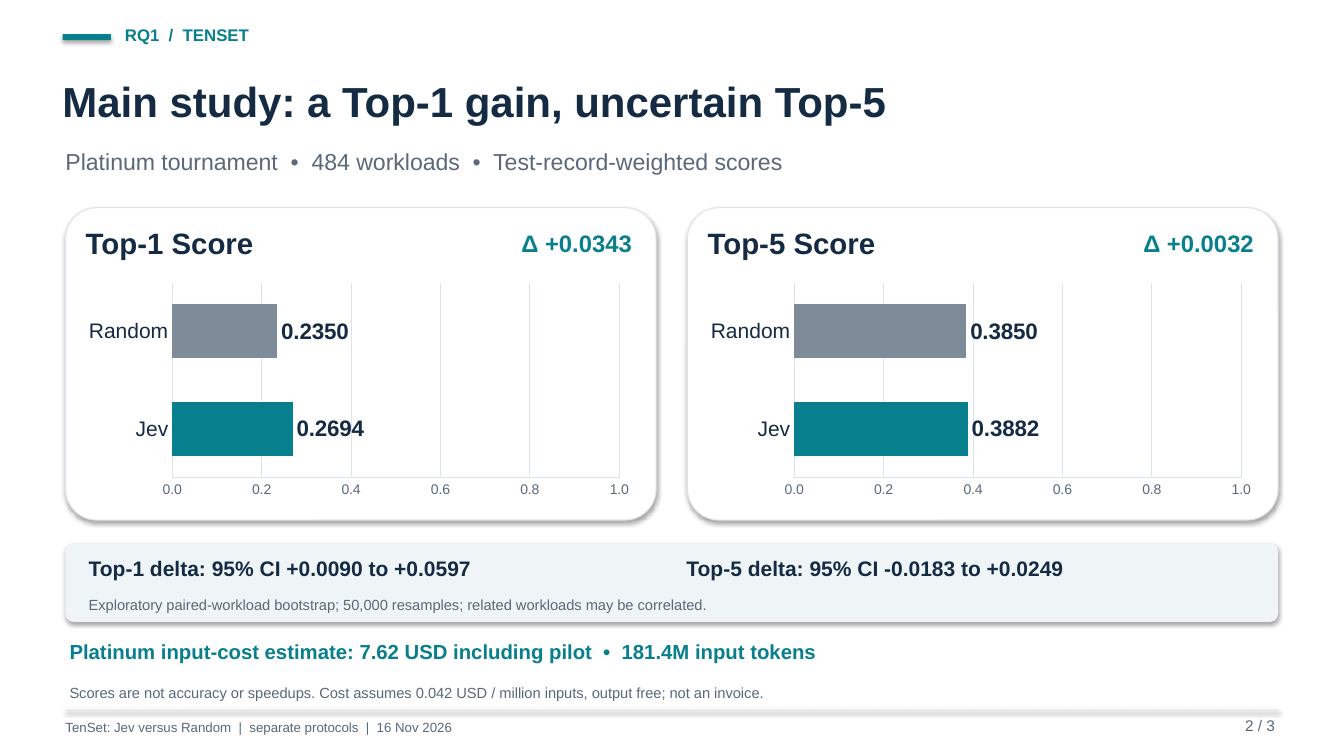
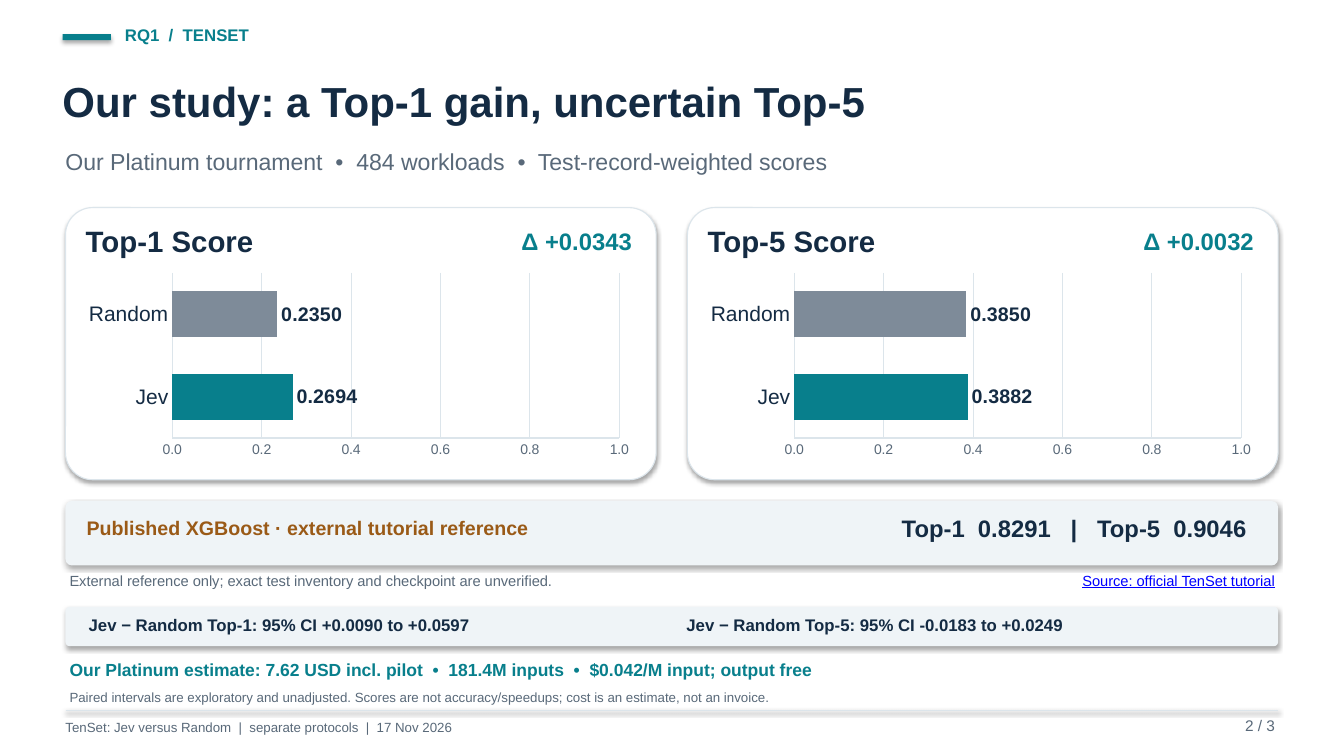
Before and after one commit to Jonghu/jev-ml-compiler-eval, a slide deck: slide 2 of docs/presentations/tenset-rq1/tenset_rq1_slides.pptx. Drawn at 1344x756 pixels with LibreOffice and Linux fonts; fonts in the diff are those of the drawing. Boxes give left, top, right and bottom in pixels: in the first picture for what was removed or moved away, otherwise in the second. Text is boxed around its words. In the diff, an @@ line names an element or a change of style, - is before the commit and + after.

Commit message:
docs: include published TenSet XGBoost reference

```diff
--- a/docs/presentations/tenset-rq1/tenset_rq1_slides.pptx
+++ b/docs/presentations/tenset-rq1/tenset_rq1_slides.pptx
@@ text at (62,86,865,126): text changed @@
-Main study: a Top-1 gain, uncertain Top-5
+Our study: a Top-1 gain, uncertain Top-5
@@ text at (65,153,827,175): text changed @@
-Platinum tournament • 484 workloads • Test-record-weighted scores
+Our Platinum tournament • 484 workloads • Test-record-weighted scores
@@ rounded rectangle: place and size @@
-rounded rectangle at (66,208,656,520)
+rounded rectangle at (66,208,656,480)
@@ rounded rectangle: place and size @@
-rounded rectangle at (688,208,1278,520)
+rounded rectangle at (688,208,1278,480)
@@ bar chart at (78,269,640,462) @@
@@ data labels of Series 1 changed @@
@@ bar chart: place and size @@
-bar chart at (78,278,640,502)
+bar chart at (78,269,640,462)
@@ bar chart at (700,269,1262,462) @@
@@ data labels of Series 1 changed @@
@@ bar chart: place and size @@
-bar chart at (700,278,1262,502)
+bar chart at (700,269,1262,462)
@@ rounded rectangle: place and size @@
-rounded rectangle at (66,543,1278,622)
+rounded rectangle at (66,501,1278,566)
@@ text added at (87,520,528,536), 14 pt, text #9A5A17, bold @@
+Published XGBoost · external tutorial reference
@@ text added at (902,520,1246,542), 17 pt, text #142B43, bold @@
+Top-1 0.8291 | Top-5 0.9046
@@ text at (70,575,552,589): text changed @@
-Exploratory paired-workload bootstrap; 50,000 resamples; related workloads may be correlated.
+External reference only; exact test inventory and checkpoint are unverified.
@@ text added at (1082,575,1275,588), 10.5 pt, text #0000FF, underline @@
+Source: official TenSet tutorial
@@ rounded rectangle added at (66,607,1278,646), fill #EFF4F7 @@
@@ text at (89,619,469,635): text changed; size 15 to 12 pt @@
-Top-1 delta: 95% CI +0.0090 to +0.0597
+Jev − Random Top-1: 95% CI +0.0090 to +0.0597
@@ text at (686,619,1063,635): text changed; size 15 to 12 pt @@
-Top-5 delta: 95% CI -0.0183 to +0.0249
+Jev − Random Top-5: 95% CI -0.0183 to +0.0249
@@ text at (70,663,812,680): text changed; size 14.5 to 12.5 pt @@
-Platinum input-cost estimate: 7.62 USD including pilot • 181.4M input tokens
+Our Platinum estimate: 7.62 USD incl. pilot • 181.4M inputs • $0.042/M input; output free
@@ text at (70,692,769,705): text changed; size 10.5 to 9.5 pt @@
-Scores are not accuracy or speedups. Cost assumes 0.042 USD / million inputs, output free; not an invoice.
+Paired intervals are exploratory and unadjusted. Scores are not accuracy/speedups; cost is an estimate, not an invoice.
@@ text at (65,722,452,735): text changed @@
-TenSet: Jev versus Random | separate protocols | 16 Nov 2026
+TenSet: Jev versus Random | separate protocols | 17 Nov 2026
```
Also in this commit, not shown: 2 other slides changed, 14 other files.
